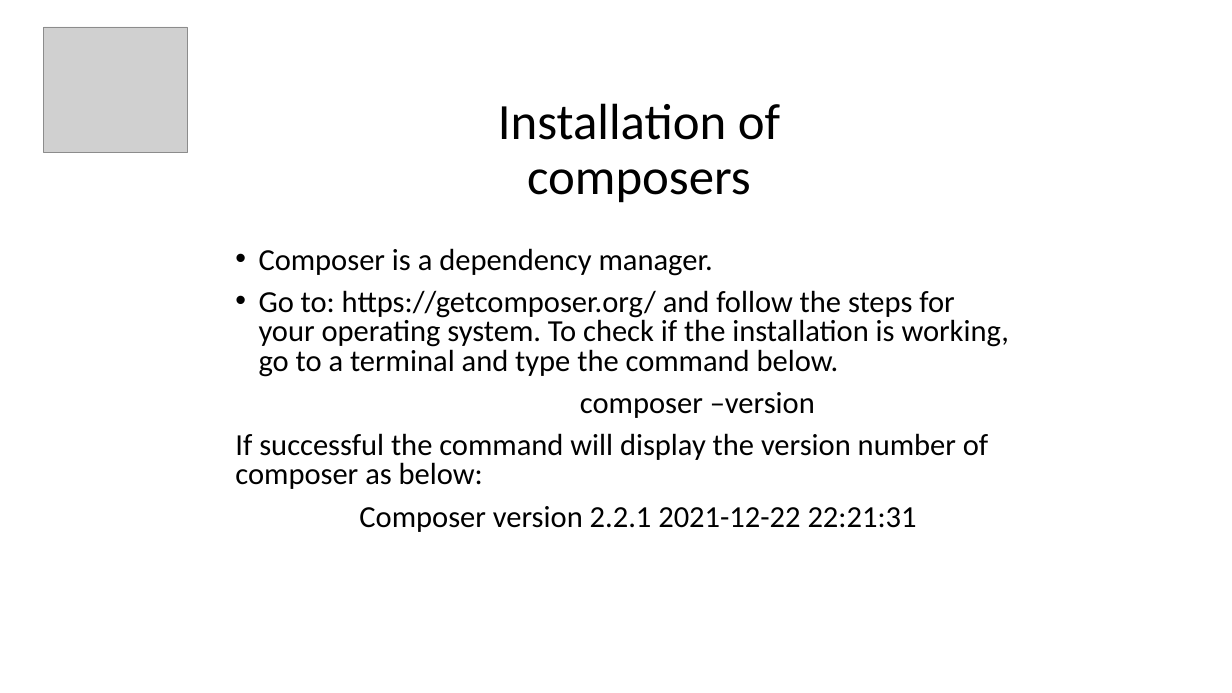
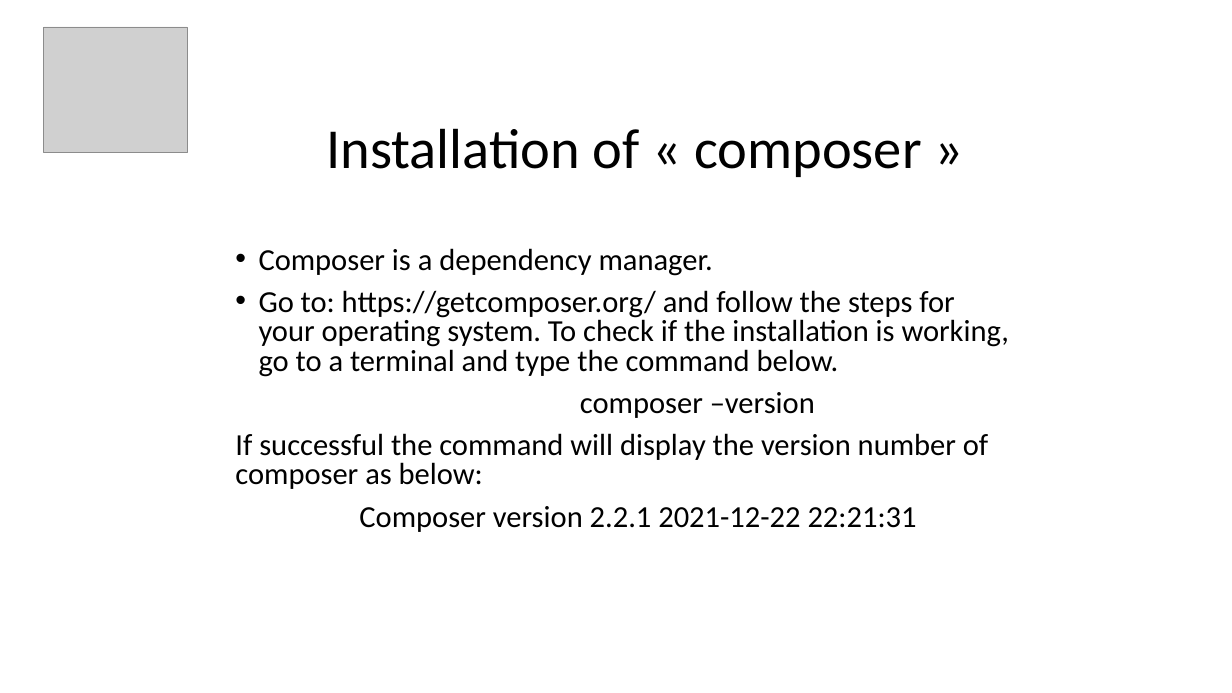
Before and after one commit to Philippe-Da-Costa/PowerPoint, a slide deck: slide 8 of presentation/What the Symfony.pptx. Drawn at 1232x693 pixels with LibreOffice and Linux fonts; fonts in the diff are those of the drawing; grey boxes stand for pictures; background and template pictures are left out. Boxes give left, top, right and bottom in pixels: in the first picture for what was removed or moved away, otherwise in the second. Text is boxed around its words. In the diff, an @@ line names an element or a change of style, - is before the commit and + after.

```diff
--- a/presentation/What the Symfony.pptx
+++ b/presentation/What the Symfony.pptx
@@ title at [326,128,921,177]: text changed; size 39.6 to 44 pt @@
-Installation of composers
+Installation of « composer »
```
Also in this commit, not shown: 2 other slides changed, 1 slide added, 1 other file.
